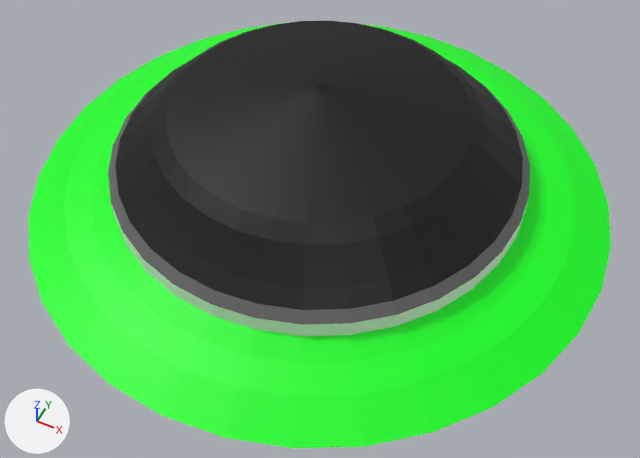
Before and after pictures for a commit that changed the Blender file modelos/nave.blend.
Both versions are drawn from a 50 mm lens placed at (0.977, -1.949, 2.295), pointed at (0.068, -0.131, 0.022). Every picture has the same lights, and +X, +Y and +Z are marked at lower left.
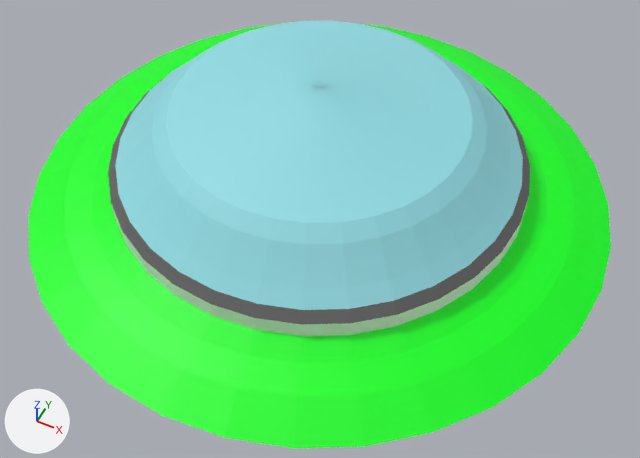
Boxes [x1, y1, x2, y2] around the edits, measured in the pictures (640 x 458 px):
'Cylinder', recoloured (black to cyan): [112, 21, 526, 313] in both

The change, as a list of edits to the scene's bpy script:
```text
Change mat_material_001:
    mat_material_001.base_color: (0.0, 0.0, 0.0) -> (0.294, 0.722, 0.785)  # black #000000 -> cyan #94dde5
```
